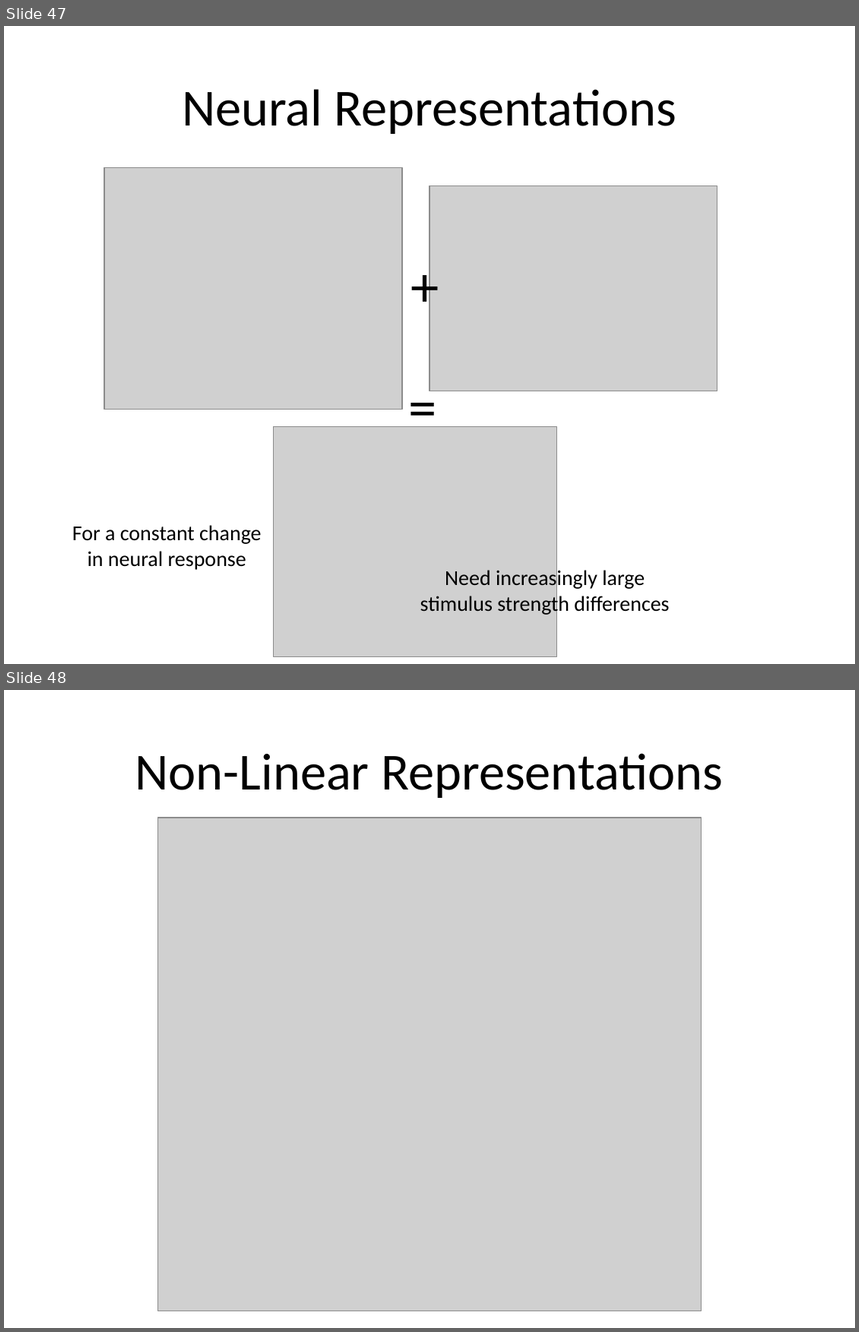
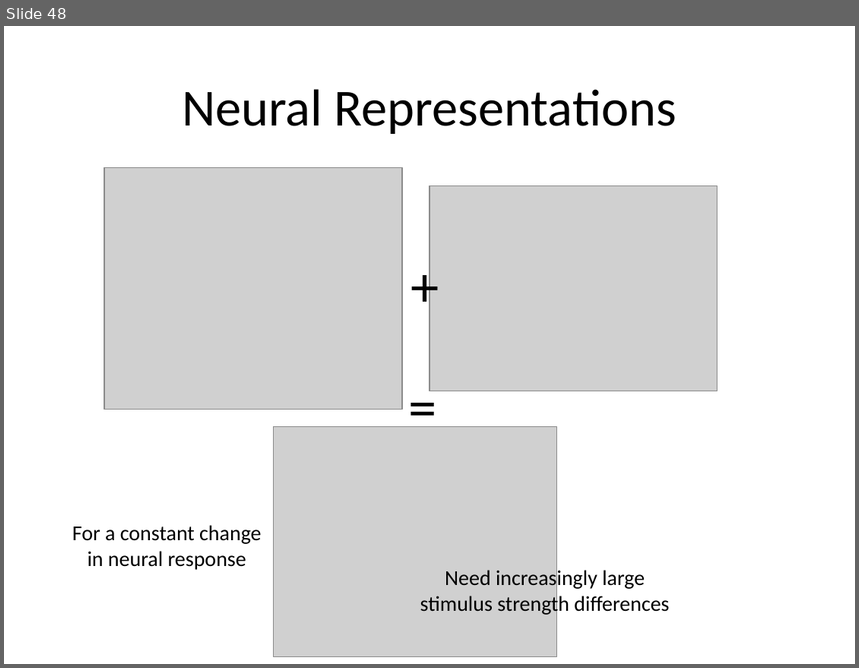
Before and after one commit to dbirman/att_awe, a slide deck: talks/20160823_mad_birman.pptx. Shown one above the other, each under a label of ours: slides 47 and 48 before the commit, slide 48 after it. The pictures are 859x1332 and 859x668 pixels, drawn with LibreOffice and Linux fonts; fonts in the diff are those of the drawing; grey boxes stand for pictures. Boxes give left, top, right and bottom in pixels: in the first picture for what was removed or moved away, otherwise in the second. Text is boxed around its words. In the diff, an @@ line names an element or a change of style, - is before the commit and + after.

```diff
--- a/talks/20160823_mad_birman.pptx
+++ b/talks/20160823_mad_birman.pptx
@@ slide 48 removed at (4,690,855,1328), background #FFFFFF @@
@@ title removed at (135,753,723,798) @@
-Non-Linear Representations
@@ picture removed at (158,818,702,1312) @@
@@ what was slide 47 is now slide 48 @@
```
Also in this commit, not shown: 7 slides changed, 4 slides added, 7 other slides removed, 2 other files.
